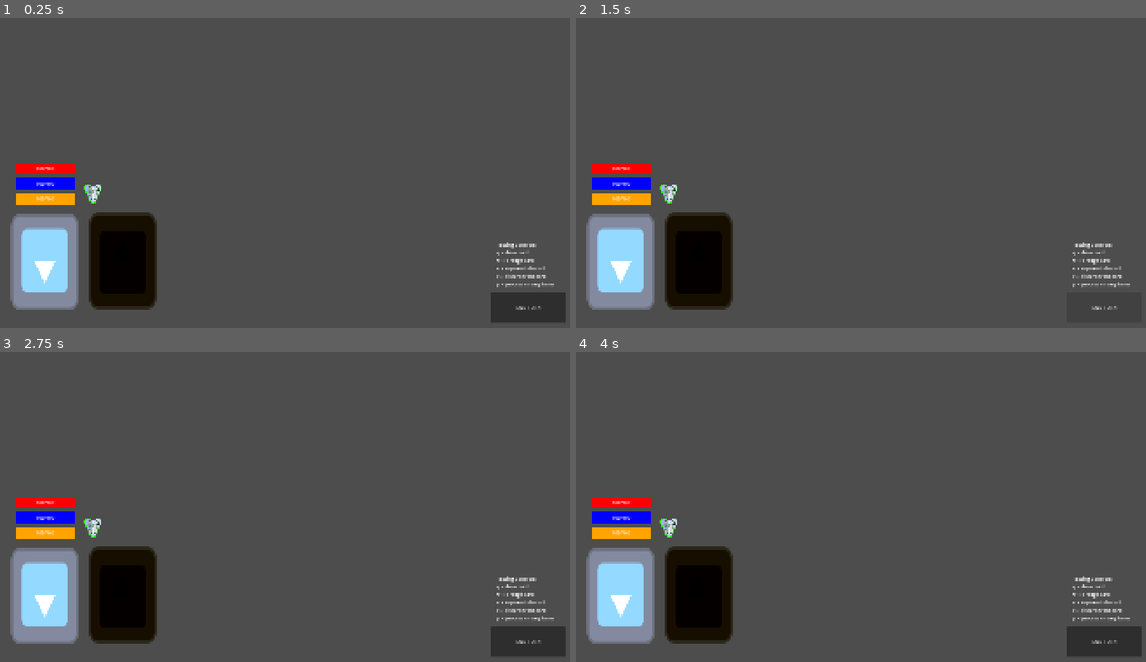
Above: before the commit, frames 1-4 (two rows, left to right).
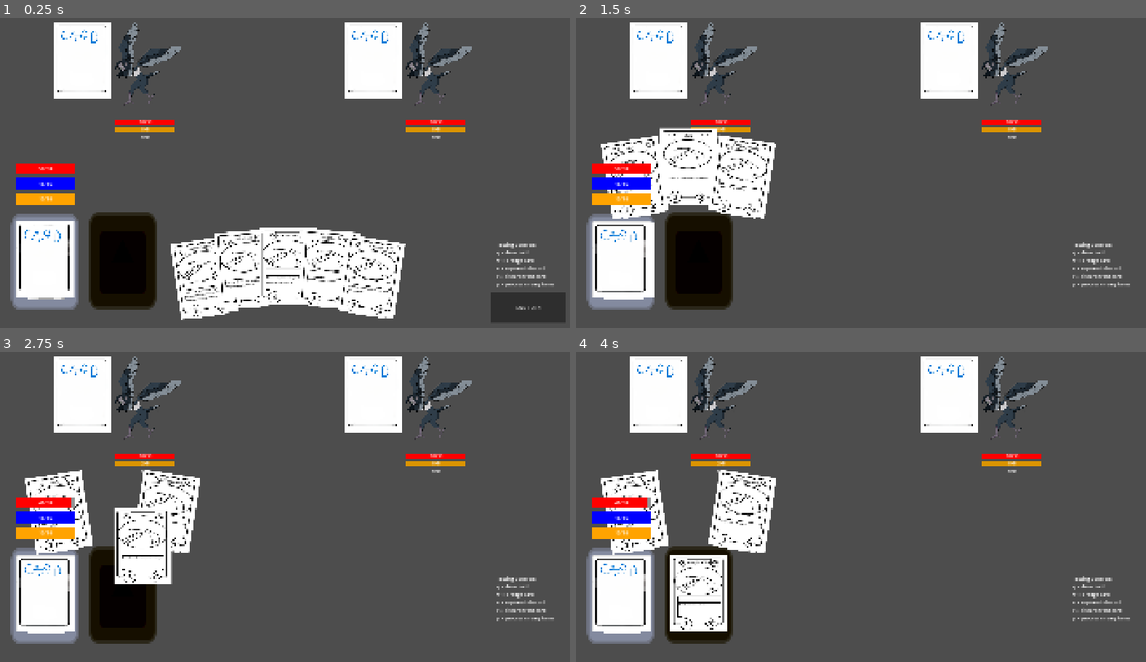
Above: after the commit, the same moments.

Repository: idealmonke/2.5d-test
Game: Godot game, scene res://game_data/scenes/Prototype_Battle.tscn
Two runs of this game, one before a commit and one after it. Both use one fixed random seed, a clock stepped at 60 frames per second and the inputs below. This scene is started directly instead of the project's main scene. The engine's default icon, where the game draws it, is replaced by a stand-in: a white triangle on a blue panel in a dark square.
Inputs (mouse positions are in pixels of both pictures, inside the frame that each line leads up to):
- Up to frame 1 (0.25 s): no input
- Up to frame 2 (1.5 s): tap Enter at 0.5 s; drag from (701, 259) to (923, 95) at 0.52 s; click "END TURN" at 1.25 s
- Up to frame 3 (2.75 s): tap Space at 2 s; drag from (176, 519) to (125, 593) at 2.02 s
- Up to frame 4 (4 s): tap Enter at 2.75 s; move the mouse to (923, 429) at 2.77 s; hold W 2.78-3.5 s; tap R at 2.85 s; drag from (838, 569) to (690, 454) at 3.52 s

The runs differ from the first frame. In frame 1, 20% of the frame differs, in the area x 2-83%, y 1-98%; in frame 2, 16%; in frame 3, 17%; in frame 4, 18%.
Error before the commit: Parse Error: Could not find type "character_data" in the current scope. (res://game_data/scripts/battle_setup.gd:85)

Commit message:
Fixed status effects carrying over between battles

Diff:
--- a/game_data/battle_config.tres
+++ b/game_data/battle_config.tres
@@ -1,10 +1,10 @@
-[gd_resource type="Resource" script_class="BattleConfig" format=3 uid="uid://cp8u3q37dp8kv"]
+[gd_resource type="Resource" script_class="BattleConfig" format=3 uid="uid://cj1ef1ax318dq"]
 
 [ext_resource type="Resource" uid="uid://bfow5mjt2qwkc" path="res://game_data/player_data/party_data/Starter1.tres" id="1_d2gtx"]
 [ext_resource type="Script" uid="uid://dpmb6l2ednj1l" path="res://game_data/battle_config.gd" id="2_krdy4"]
 
 [resource]
 script = ExtResource("2_krdy4")
-enemyIDs = Array[int]([-1, 888, -1])
+enemyIDs = Array[int]([1, -1, 1])
 party = ExtResource("1_d2gtx")
 metadata/_custom_type_script = "uid://dpmb6l2ednj1l"
--- a/game_data/scripts/battle_setup.gd
+++ b/game_data/scripts/battle_setup.gd
@@ -82,9 +82,9 @@
 	var defense: Dictionary[COMMON_ENUMS.DAMAGE_TYPE, int]
 	var handsize: int = 0
 
-	var characters: Array[character_data] = []
+	var characters: Array[CharacterData] = []
 	for id in character_ids:
-		characters.append(character_registry.get_character_data(id))
+		characters.append(CharacterRegistry.get_character_data(id))
 
 	for character in characters:
 		max_health += character.hp
@@ -100,7 +100,7 @@
 			else:
 				defense.set(key, character.defense[key])
 
-	var player: battle_player_data = BattleController.data.player
+	var player: BattlePlayerData = BattleController.data.player
 	player.base_max_health = max_health
 	player.max_health = max_health
 	player.current_health = max_health
@@ -126,4 +126,7 @@
 	player.base_defense = defense
 	player.defense = defense
 
+	player.current_status_effects.clear()
+
 	player._update_stat_bars()
+	player._update_status()
